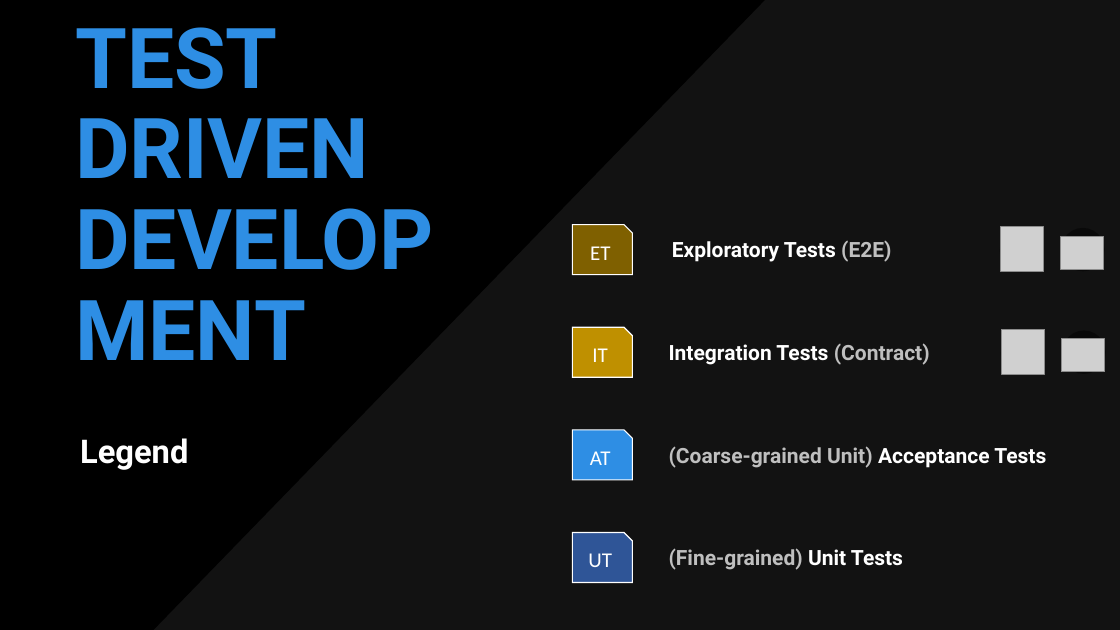
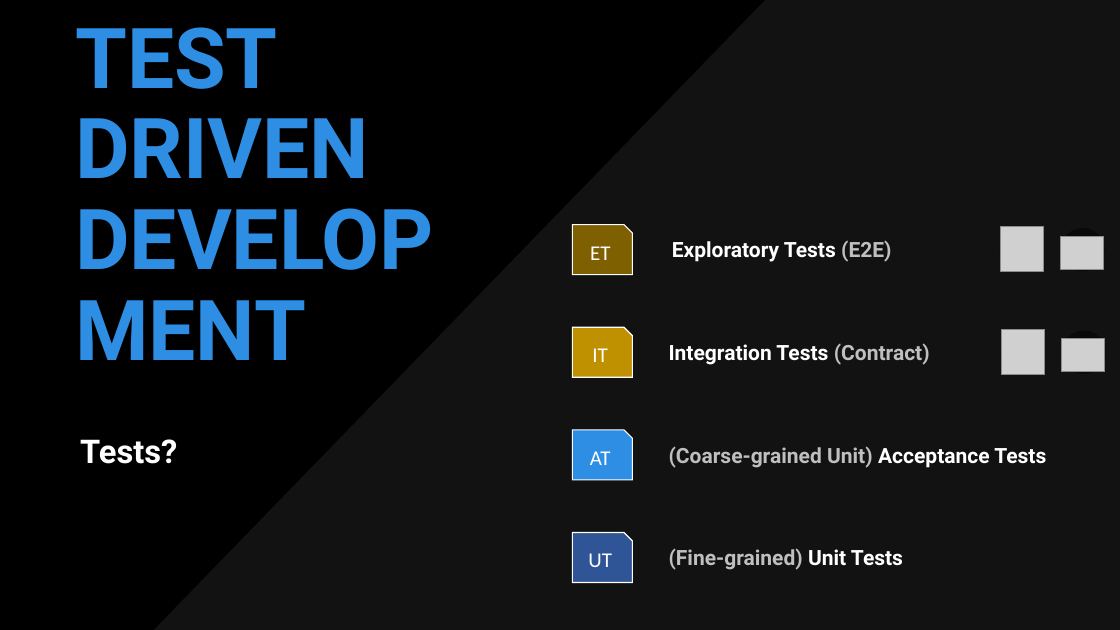
Before and after one commit to tpierrain/talk-outside-in-diamond-tdd, a slide deck: slide 4 of Outside-In-Diamond TDD.pptx. Drawn at 1120x630 pixels with LibreOffice and Linux fonts; fonts in the diff are those of the drawing; grey boxes stand for pictures; background and template pictures are left out; a plain dark background stands for a picture behind light text. Boxes give left, top, right and bottom in pixels: in the first picture for what was removed or moved away, otherwise in the second. Text is boxed around its words. In the diff, an @@ line names an element or a change of style, - is before the commit and + after.

```diff
--- a/Outside-In-Diamond TDD.pptx
+++ b/Outside-In-Diamond TDD.pptx
@@ text at (80,439,177,464): text changed @@
-Legend
+Tests?
```
Also in this commit, not shown: 1 other slide changed, 1 slide added.
